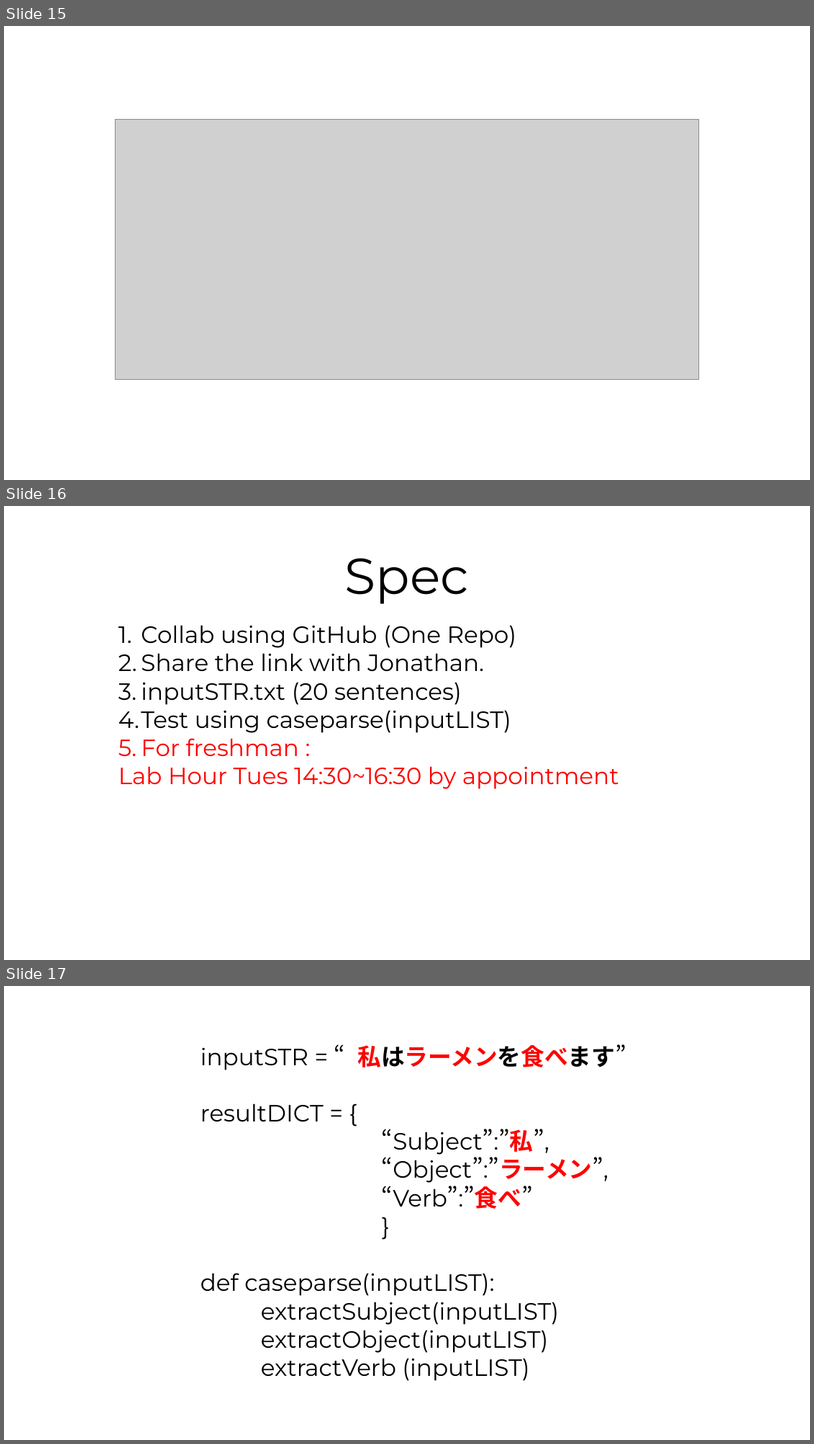
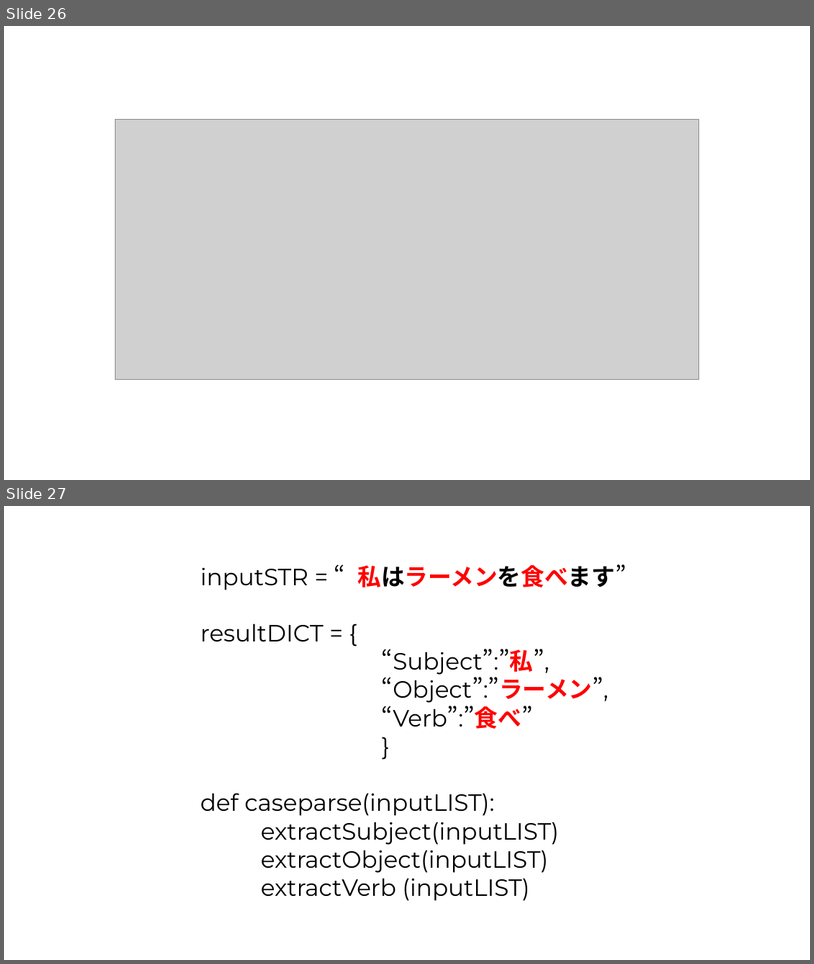
Before and after one commit to Chenct-jonathan/25ss_PyLab, a slide deck: slides/Python_Workshop_2.pptx. Shown one above the other, each under a label of ours: slides 15, 16 and 17 before the commit, slides 26 and 27 after it. The pictures are 814x1444 and 814x964 pixels, drawn with LibreOffice and Linux fonts; fonts in the diff are those of the drawing; grey boxes stand for pictures. Boxes give left, top, right and bottom in pixels: in the first picture for what was removed or moved away, otherwise in the second. Text is boxed around its words. In the diff, an @@ line names an element or a change of style, - is before the commit and + after.

```diff
--- a/slides/Python_Workshop_2.pptx
+++ b/slides/Python_Workshop_2.pptx
@@ slide 16 removed at [4, 506, 810, 960], background #FFFFFF @@
@@ text removed at [345, 558, 469, 604] @@
-Spec
@@ text removed at [118, 625, 620, 789] @@
-1. Collab using GitHub (One Repo)
-2. Share the link with Jonathan.
-3. inputSTR.txt (20 sentences)
-4. Test using caseparse(inputLIST)
-5. For freshman :
-Lab Hour Tues 14:30~16:30 by appointment
@@ what was slide 15 is now slide 26 @@
@@ what was slide 17 is now slide 27 @@
```
Also in this commit, not shown: 1 slide changed, 12 slides added, 2 other slides removed.
